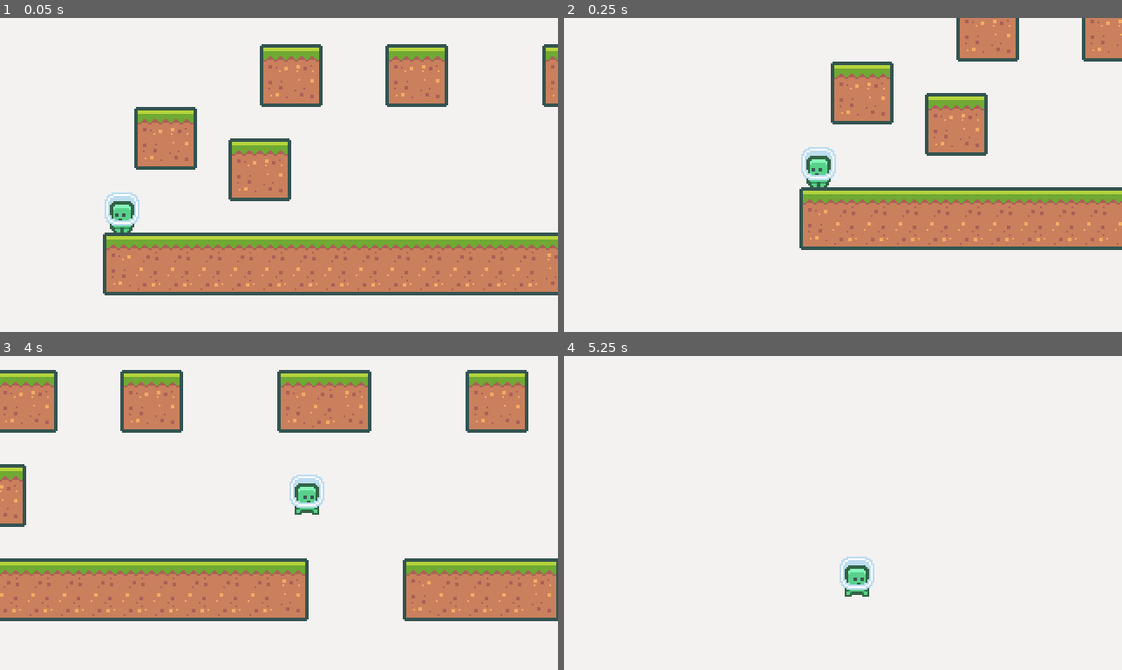
Above: before the commit, frames 1-4 (two rows, left to right).
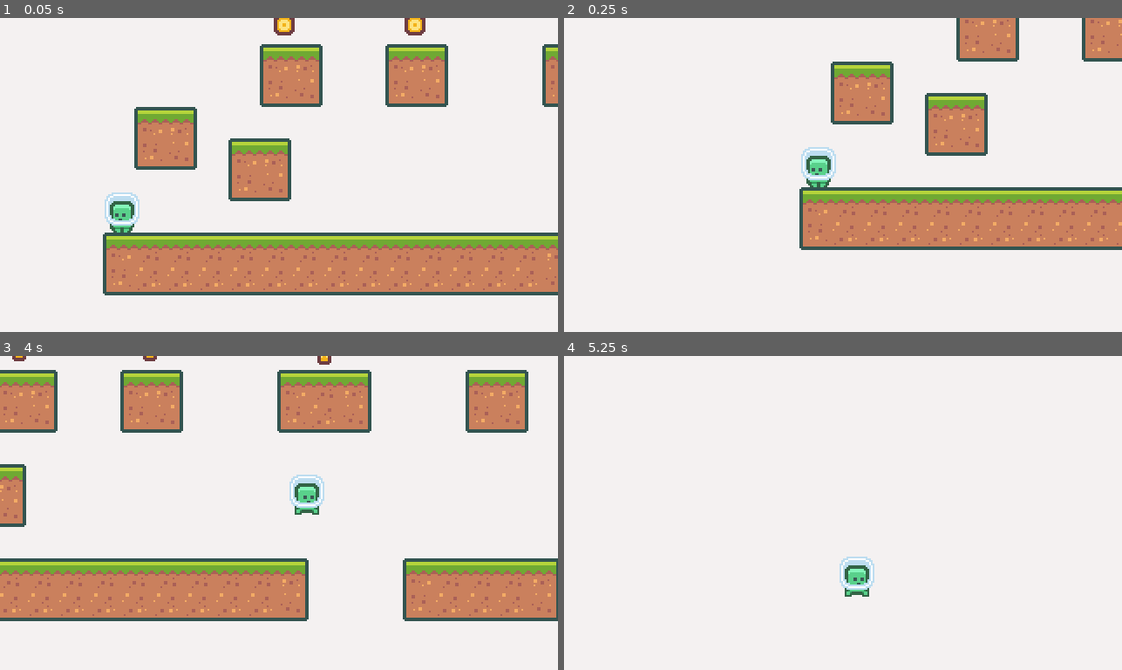
Above: after the commit, the same moments.

Repository: edivancamargo/2DPlatformerUdemy
Game: Godot game, scene res://scenes/Main.tscn
Same seed, same stepped clock (60 frames per second), same inputs: the game is played once before the commit and once after it.
Inputs:
- Up to frame 1 (0.05 s): no input
- Up to frame 2 (0.25 s): no input
- Up to frame 3 (4 s): hold Right (move_right) 0.53-2.03 s; tap Space (jump) at 0.77, 1.52, 3.02, 3.77 s; hold Left (move_left) 2.03-2.78 s; hold Right (move_right) from 2.78 s (still down)
- Up to frame 4 (5.25 s): release Right (move_right) at 4.28 s; hold Left (move_left) 4.28-5.03 s; tap Space (jump) at 4.52 s; hold Right (move_right) from 5.03 s (still down)

The runs differ from the first frame. In frame 1, 0.4% of the frame differs, in the area x 49-77%, y 0-6%; in frame 2, nothing differs; in frame 3, 0.1%; in frame 4, nothing differs.

Commit message:
Add some coins to the main scene for test purposes

Diff:
--- a/scenes/Main.tscn
+++ b/scenes/Main.tscn
@@ -1,8 +1,9 @@
-[gd_scene load_steps=4 format=2]
+[gd_scene load_steps=5 format=2]
 
 [ext_resource path="res://resources/tileset.tres" type="TileSet" id=1]
 [ext_resource path="res://scenes/Player/Player.tscn" type="PackedScene" id=2]
 [ext_resource path="res://scenes/GameCamera/GameCamera.tscn" type="PackedScene" id=3]
+[ext_resource path="res://scenes/Coin/Coin.tscn" type="PackedScene" id=4]
 
 [node name="Node" type="Node"]
 
@@ -16,3 +17,18 @@
 position = Vector2( -151, 54 )
 
 [node name="GameCamera" parent="." instance=ExtResource( 3 )]
+
+[node name="Coin" parent="." instance=ExtResource( 4 )]
+position = Vector2( -58, -65 )
+
+[node name="Coin2" parent="." instance=ExtResource( 4 )]
+position = Vector2( 17, -65 )
+
+[node name="Coin3" parent="." instance=ExtResource( 4 )]
+position = Vector2( -19, -92 )
+
+[node name="Coin4" parent="." instance=ExtResource( 4 )]
+position = Vector2( 62, -96 )
+
+[node name="Coin5" parent="." instance=ExtResource( 4 )]
+position = Vector2( 117, -63 )
